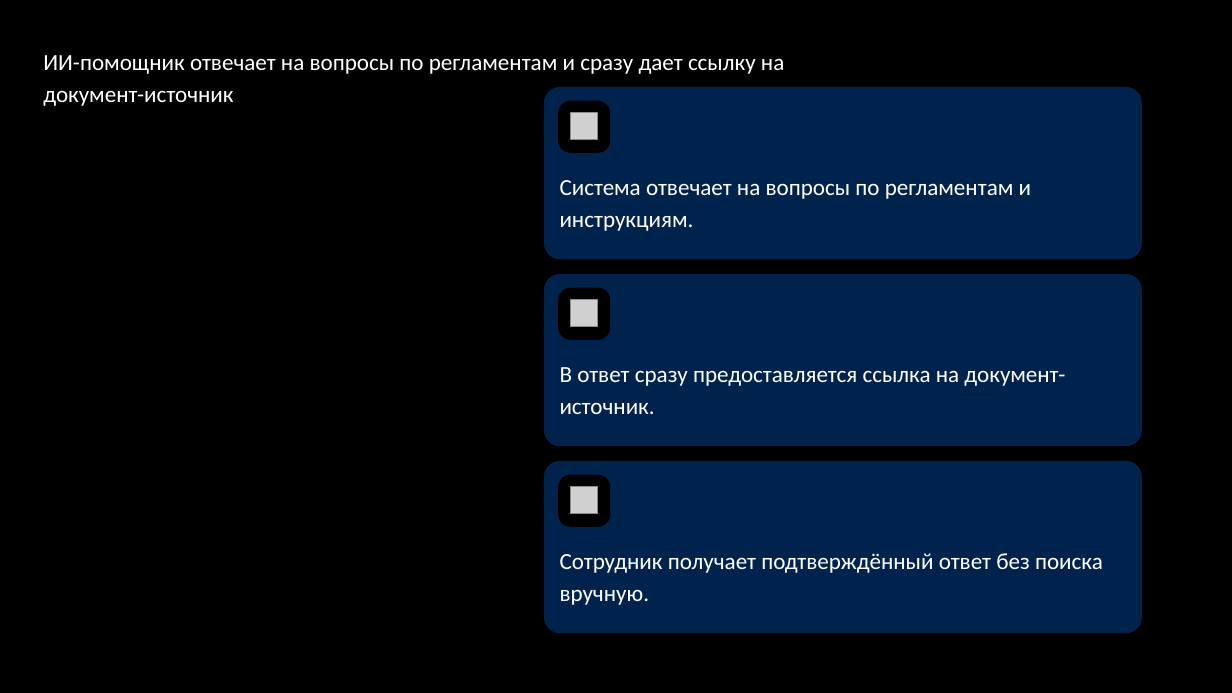
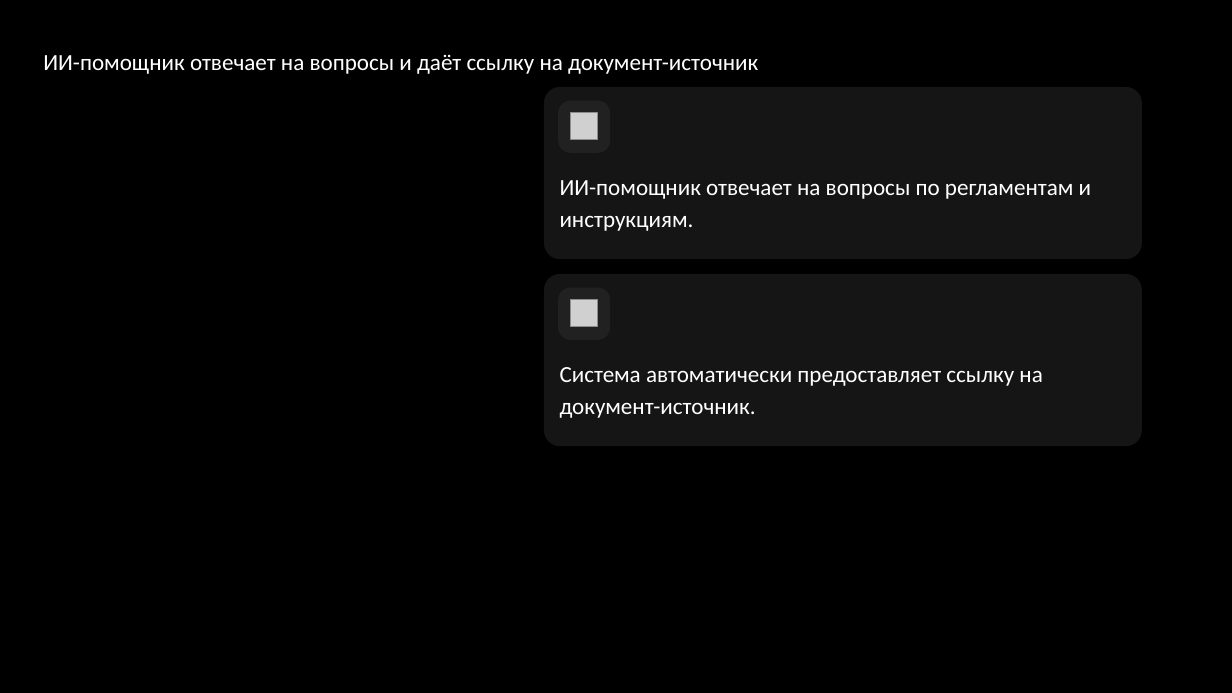
Before and after one commit to temurysega/lct_vk, a slide deck: slide 5 of deliverables/vk-workspace-balanced.pptx (slide 4 before the commit). Drawn at 1232x693 pixels with LibreOffice and Linux fonts; fonts in the diff are those of the drawing; grey boxes stand for pictures; background and template pictures are left out. Boxes give left, top, right and bottom in pixels: in the first picture for what was removed or moved away, otherwise in the second. Text is boxed around its words. In the diff, an @@ line names an element or a change of style, - is before the commit and + after.

```diff
--- a/deliverables/vk-workspace-balanced.pptx
+++ b/deliverables/vk-workspace-balanced.pptx
@@ title at (43,55,758,74): text changed @@
-ИИ-помощник отвечает на вопросы по регламентам и сразу дает ссылку на документ-источник
+ИИ-помощник отвечает на вопросы и даёт ссылку на документ-источник
@@ rounded rectangle "ИИ-помощник отвечает на вопросы по ..." at (544,87,1142,260): fill #0077FF at 30% opacity to #151515 @@
@@ rounded rectangle at (558,101,610,152): fill #000000 to #212121 @@
@@ text in rounded rectangle at (560,180,1091,231): text changed @@
-Система отвечает на вопросы по регламентам и инструкциям.
+ИИ-помощник отвечает на вопросы по регламентам и инструкциям.
@@ rounded rectangle "Система автоматически предоставляет ссылку на ..." at (544,274,1142,446): fill #0077FF at 30% opacity to #151515 @@
@@ rounded rectangle at (558,287,610,339): fill #000000 to #212121 @@
@@ text in rounded rectangle at (560,367,1042,418): text changed @@
-В ответ сразу предоставляется ссылка на документ-источник.
+Система автоматически предоставляет ссылку на документ-источник.
@@ rounded rectangle removed at (544,461,1142,634) @@
-Сотрудник получает подтверждённый ответ без поиска вручную.
@@ rounded rectangle removed at (558,475,610,527) @@
@@ picture removed at (571,487,598,514) @@
```
Also in this commit, not shown: 4 other slides changed, 5 slides added, 7 slides removed, 30 other files.
